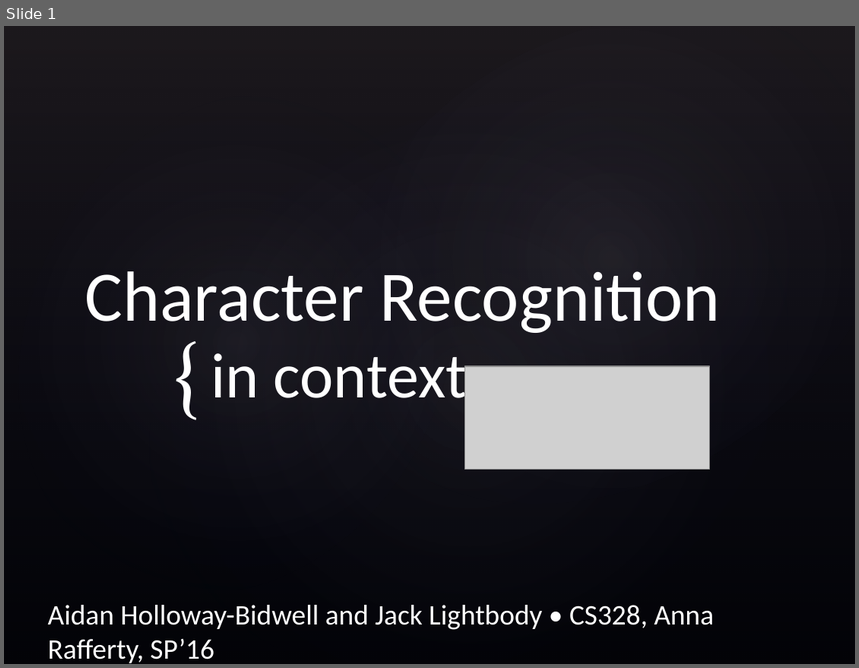
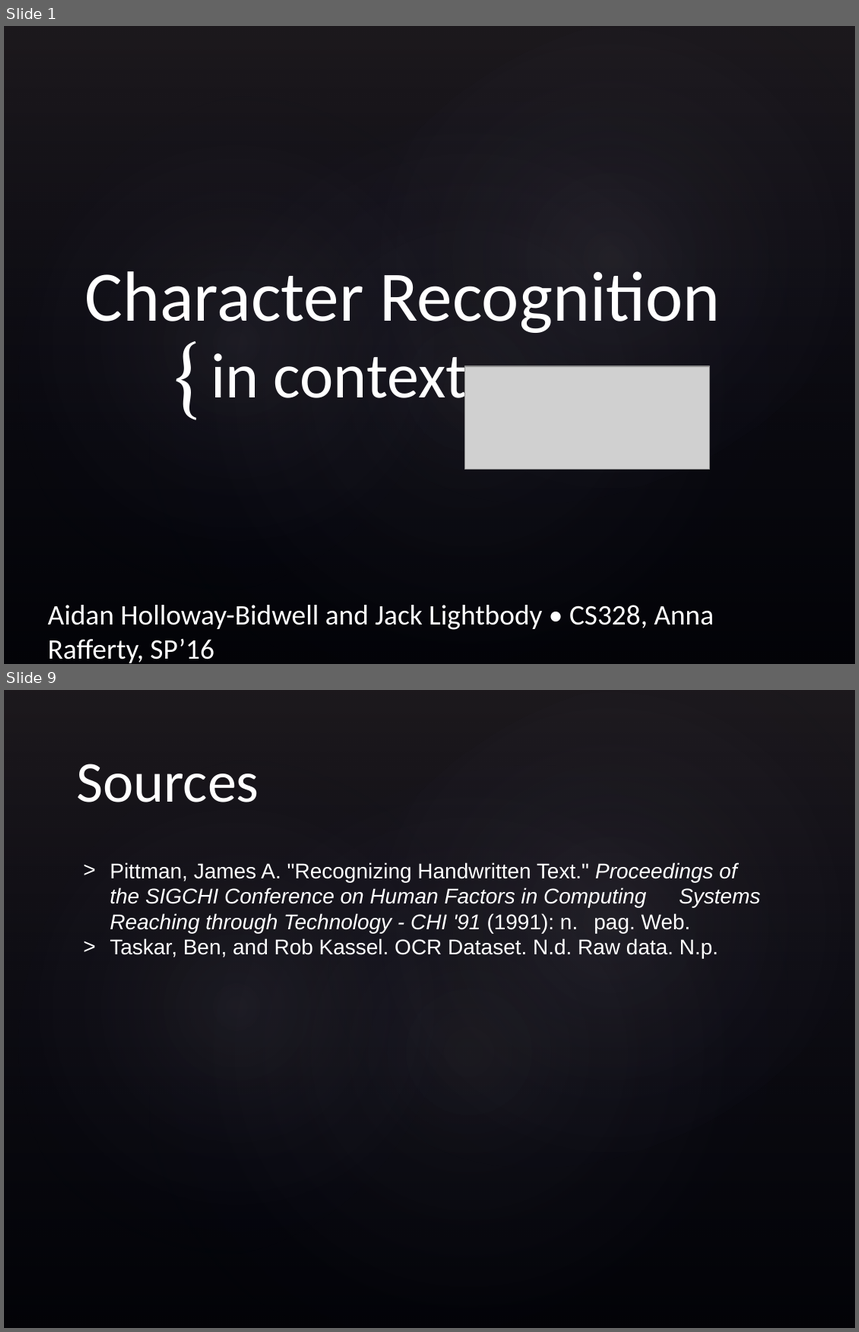
Before and after one commit to jacklightbody/character_recognizer, a slide deck: HollowayBidwellLightbody.pptx. Shown one above the other, each under a label of ours: slide 1 before the commit, slides 1 and 9 after it; the slides between them are not shown. The pictures are 859x668 and 859x1332 pixels, drawn with LibreOffice and Linux fonts; fonts in the diff are those of the drawing; grey boxes stand for pictures; background and template pictures are left out. Boxes give left, top, right and bottom in pixels: in the first picture for what was removed or moved away, otherwise in the second. Text is boxed around its words. In the diff, an @@ line names an element or a change of style, - is before the commit and + after.

```diff
--- a/HollowayBidwellLightbody.pptx
+++ b/HollowayBidwellLightbody.pptx
@@ slide 9 added at box(4, 690, 855, 1328), background picture (left out); not listed: 4 template elements that a slide beside it also shows @@
@@ title added at box(76, 764, 259, 802), 49 pt, text #FFFFFF @@
+Sources
@@ text added at box(110, 863, 760, 959), 18 pt, text #FFFFFF @@
+> Pittman, James A. "Recognizing Handwritten Text." Proceedings of the SIGCHI Conference on Human Factors in Computing Systems Reaching through Technology - CHI '91 (1991): n. pag. Web.
+> Taskar, Ben, and Rob Kassel. OCR Dataset. N.d. Raw data. N.p.
```
Also in this commit, not shown: 5 slides changed, 2 other slides added, 2 slides removed, 2 other files.
